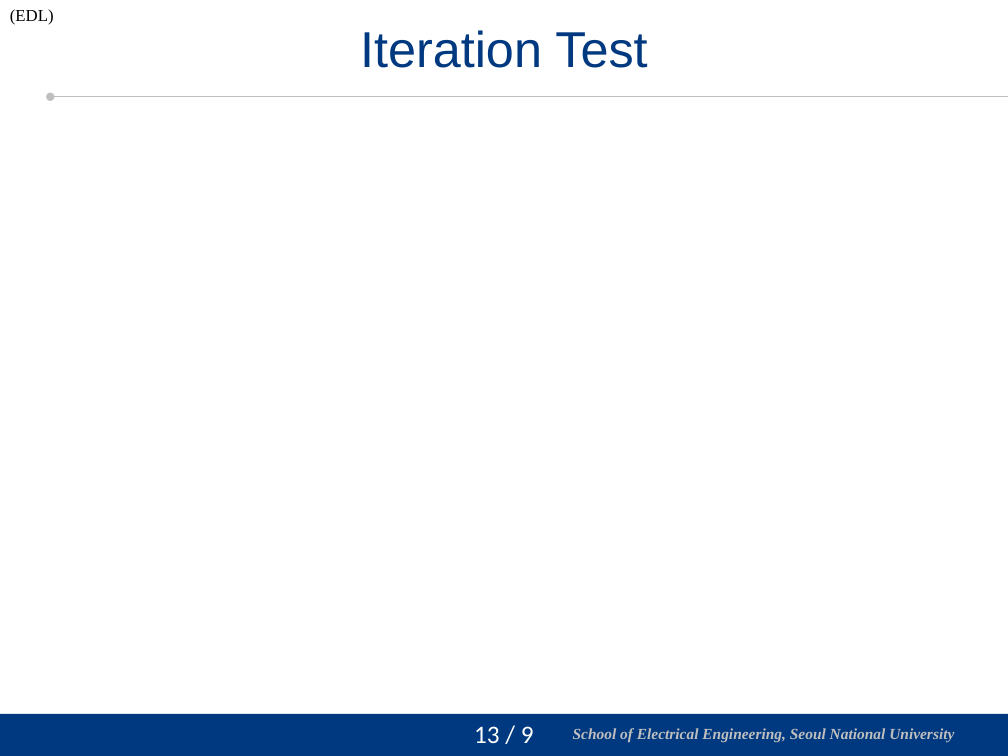
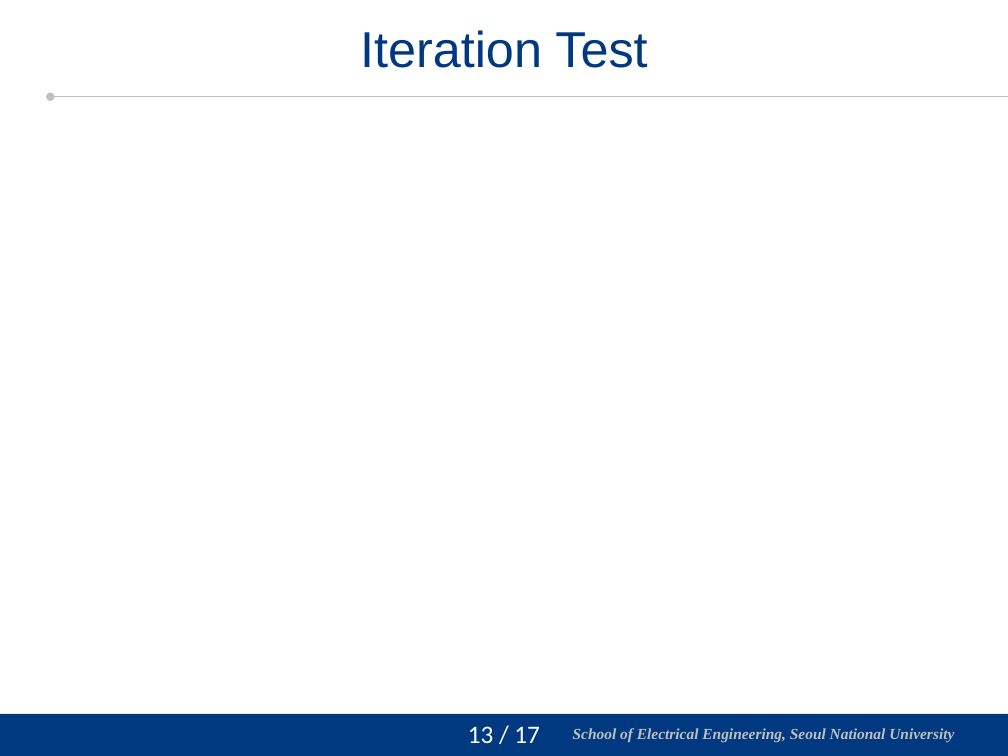
Before and after one commit to vectorcont62-dev/Graduation-SNU-MS, a slide deck: slide 14 of 진명 석사졸업 연구 정리.pptx. Drawn at 1008x756 pixels with LibreOffice and Linux fonts; fonts in the diff are those of the drawing; background and template pictures are left out. Boxes give left, top, right and bottom in pixels: in the first picture for what was removed or moved away, otherwise in the second. Text is boxed around its words. In the diff, an @@ line names an element or a change of style, - is before the commit and + after.

```diff
--- a/진명 석사졸업 연구 정리.pptx
+++ b/진명 석사졸업 연구 정리.pptx
@@ text removed at <box>10,9,54,25</box> @@
-(EDL)
@@ page number at <box>468,726,540,743</box>: text changed @@
-13 / 9
+13 / 17
```
Also in this commit, not shown: 12 other slides changed, 1 slide added, 1 slide removed, 1 other file.
